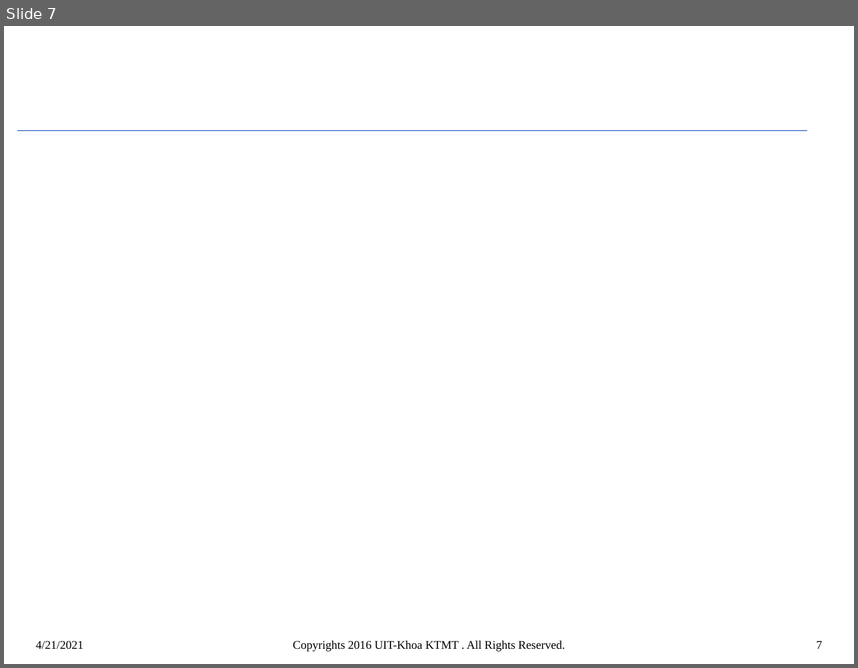
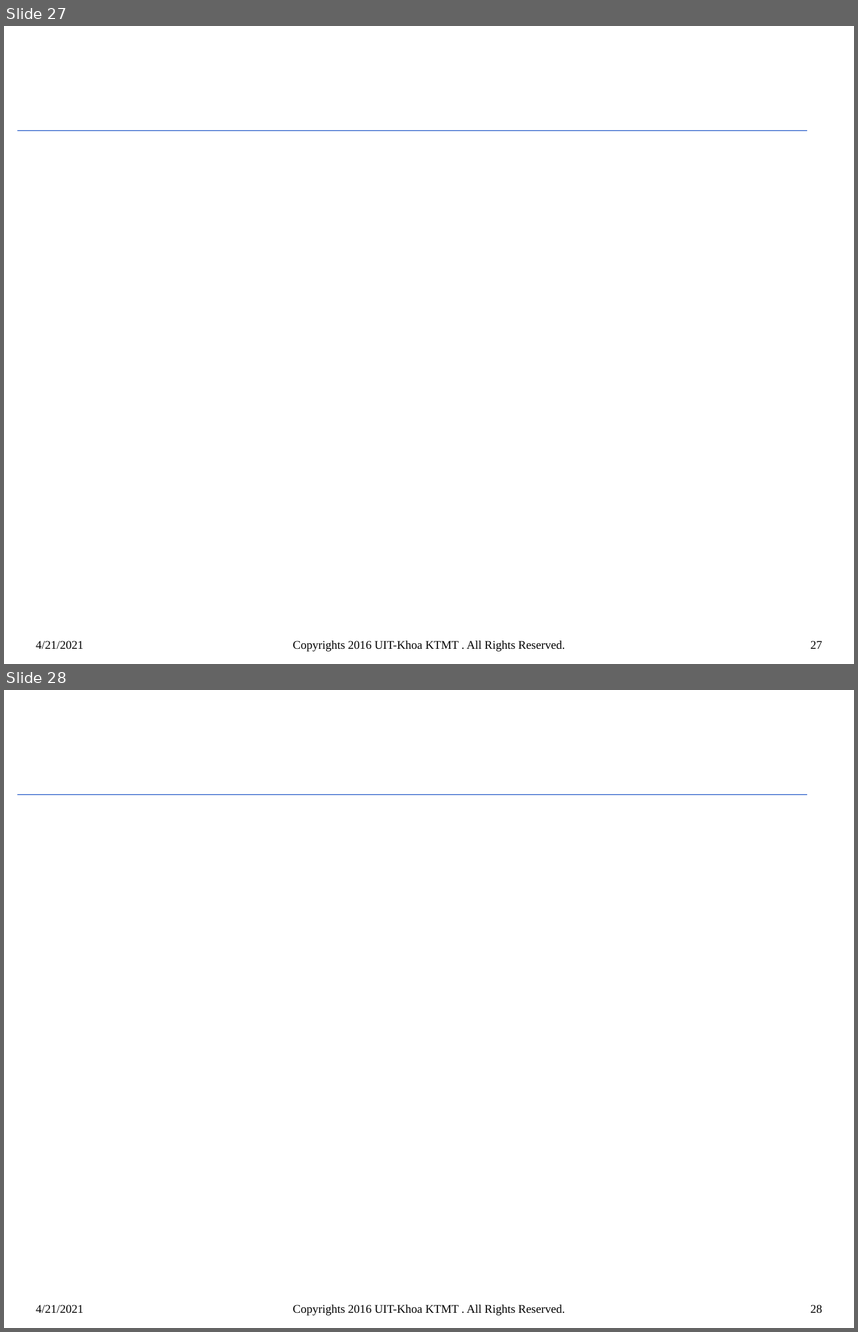
Before and after one commit to DuongTam1410/IU, a slide deck: Project/VGG16.pptx. Shown one above the other, each under a label of ours: slide 7 before the commit, slides 27 and 28 after it. The pictures are 858x668 and 858x1332 pixels, drawn with LibreOffice and Linux fonts; fonts in the diff are those of the drawing; background and template pictures are left out. Boxes give left, top, right and bottom in pixels: in the first picture for what was removed or moved away, otherwise in the second. Text is boxed around its words. In the diff, an @@ line names an element or a change of style, - is before the commit and + after.

```diff
--- a/Project/VGG16.pptx
+++ b/Project/VGG16.pptx
@@ slide 28 added at bbox=[4, 690, 854, 1328], background #FFFFFF; not listed: 2 template elements that a slide beside it also shows @@
@@ text added at bbox=[36, 1304, 83, 1312], 10 pt, text #000000 @@
+4/21/2021
@@ text added at bbox=[293, 1304, 565, 1315], 10 pt, text #000000 @@
+Copyrights 2016 UIT-Khoa KTMT . All Rights Reserved.
@@ page number added at bbox=[811, 1304, 822, 1312], 10 pt, text #000000 @@
+28
@@ what was slide 7 is now slide 27 @@
@@ page number at bbox=[811, 640, 822, 648]: text changed @@
-7
+27
```
Also in this commit, not shown: 3 slides changed, 21 other slides added, 1 other file.
